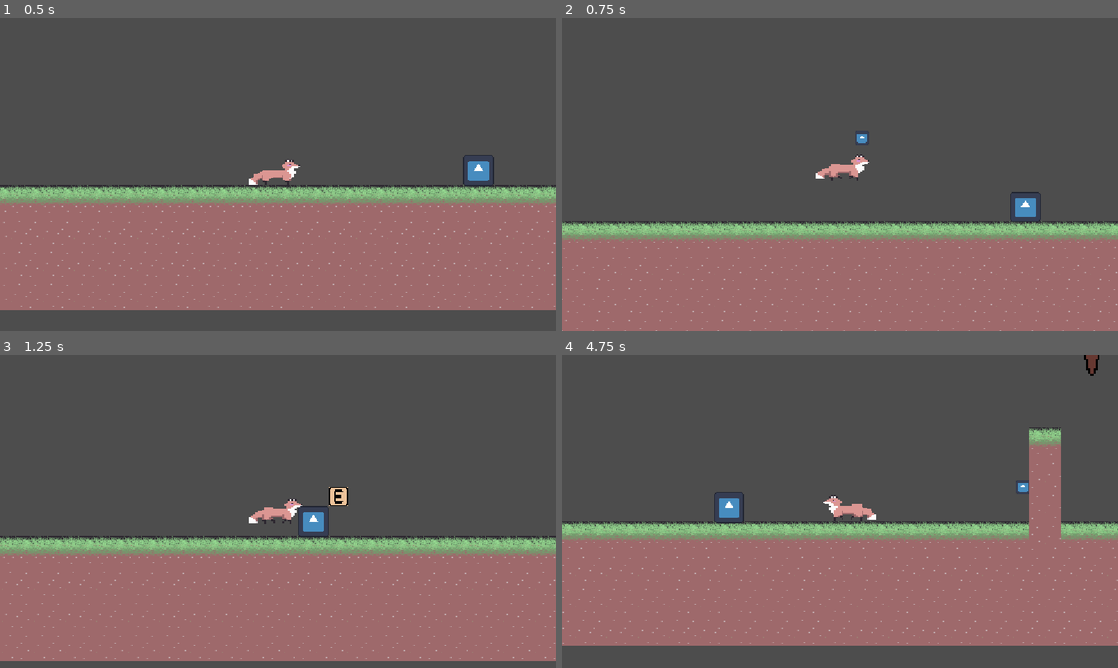
Above: before the commit, frames 1-4 (two rows, left to right).
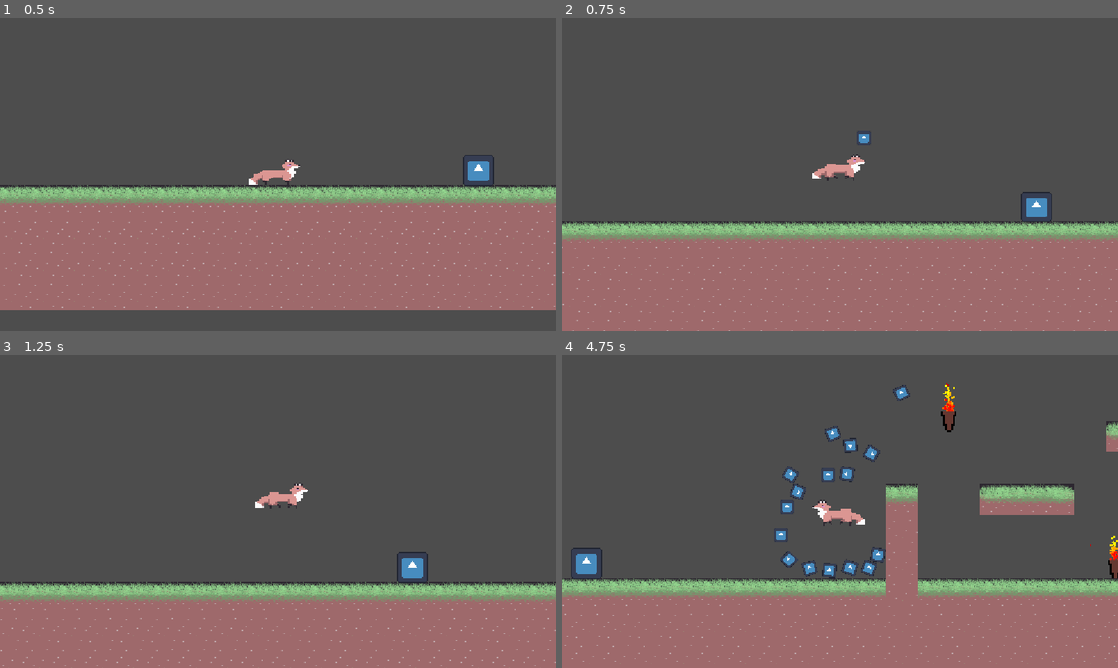
Above: after the commit, the same moments.

Repository: skueee/jame-gam-26
Game: Godot game, scene res://main.tscn
The game is run twice, just before and just after one commit, with the same random seed, the same clock (stepped at 60 frames per second) and the same inputs. The engine's default icon, where the game draws it, is replaced by a stand-in: a white triangle on a blue panel in a dark square.
Inputs (mouse positions are in pixels of both pictures, inside the frame that each line leads up to):
- Up to frame 1 (0.5 s): no input
- Up to frame 2 (0.75 s): tap Enter at 0.5 s; move the mouse to (962, 158) at 0.52 s; hold Right (right) from 0.53 s (still down); tap Up (up) at 0.6 s; click (962, 158) at 0.67 s
- Up to frame 3 (1.25 s): keep holding Right (right); tap Up (up) at 0.77, 1.07 s
- Up to frame 4 (4.75 s): move the mouse to (728, 527) at 1.27 s; tap Shift (bridge) at 1.35 s; tap Up (up) at 1.52, 1.55, 1.82, 2.3, 3.02, 3.05, 3.32, 3.77, 3.8, 4.07, 4.52, 4.55 s; move the mouse to (895, 442) at 2.02 s; release Right (right) at 2.03 s; hold Left (left) 2.03-2.78 s; tap Space (continue) at 2.1 s; move the mouse to (812, 574) at 2.77 s; hold Right (right) 2.78-4.28 s; tap Down (shield) at 2.85 s; click (812, 574) at 2.92 s; move the mouse to (1006, 558) at 3.52 s; tap Q (throw) at 3.6 s; move the mouse to (673, 464) at 4.27 s; hold Left (left) from 4.28 s (still down); tap Alt at 4.35 s

Frame 1 is identical in both runs. In frame 2, 3.1% of the frame differs, in the area x 0-100%, y 36-100%; in frame 3, 24%; in frame 4, 35%, in the area x 0-100%, y 0-100%.

Commit message:
Kite  - Fixed a lot of movement bugs STILL WORKING

Diff:
--- a/player.gd
+++ b/player.gd
@@ -1,10 +1,10 @@
 extends CharacterBody2D
 
 # for player only
-@export var acceleration := 500
-@export var friction := 1500
+@export var acceleration := 150
+@export var friction := 1000000
 @export var gravity := 300
-@export var max_speed := 600
+@export var max_speed := 500
 @export var max_fall := 1000
 @export var jump_strength = 300
 @export var shrink_percent := 5
@@ -21,6 +21,7 @@
 var jump := false
 var can_bridge_throw = true
 var can_shield = true
+var wall_jump_lock := 0.0
 
 @onready var bridge_throw_timer = $Timer
 @onready var shield_timer = $Timer2
@@ -43,6 +44,7 @@
 
 
 func _physics_process(_delta: float) -> void:
+	wall_jump_lock -= _delta
 	scale -= (scale / 100.0) * ((shrink_percent / 60.0) * _delta)
 	get_input()
 	set_velocit(_delta)
@@ -67,7 +69,7 @@
 	if Input.is_action_just_pressed("up"):
 		if is_on_floor():
 			jump = true
-		elif is_on_wall():
+		elif is_on_wall() and wall_jump_lock <= 0:
 			wall_jump = true
 			wall_direction = get_wall_normal()
 
@@ -127,7 +129,8 @@
 		velocity.x = wall_direction.x * wall_jump_bounce
 		velocity.y = -wall_stength
 		wall_jump = false
-	else:
+		wall_jump_lock = 0.2
+	elif wall_jump_lock <= 0:
 		if direction:
 			velocity.x = move_toward(velocity.x, direction * max_speed, delta * acceleration)
 		else:
@@ -138,8 +141,12 @@
 			velocity.y += gravity * delta
 			velocity.y = min(velocity.y, max_fall)
 		else:
-			velocity.y = gravity* 0.07
-			velocity.y = min(velocity.y, max_fall)
+			if velocity.y >= 0:
+				velocity.y = gravity* 0.07
+				velocity.y = min(velocity.y, max_fall)
+			else:
+				velocity.y += gravity * delta
+				velocity.y = min(velocity.y, max_fall)
 	elif jump:
 		velocity.y = 0 - jump_strength
 		jump = false
